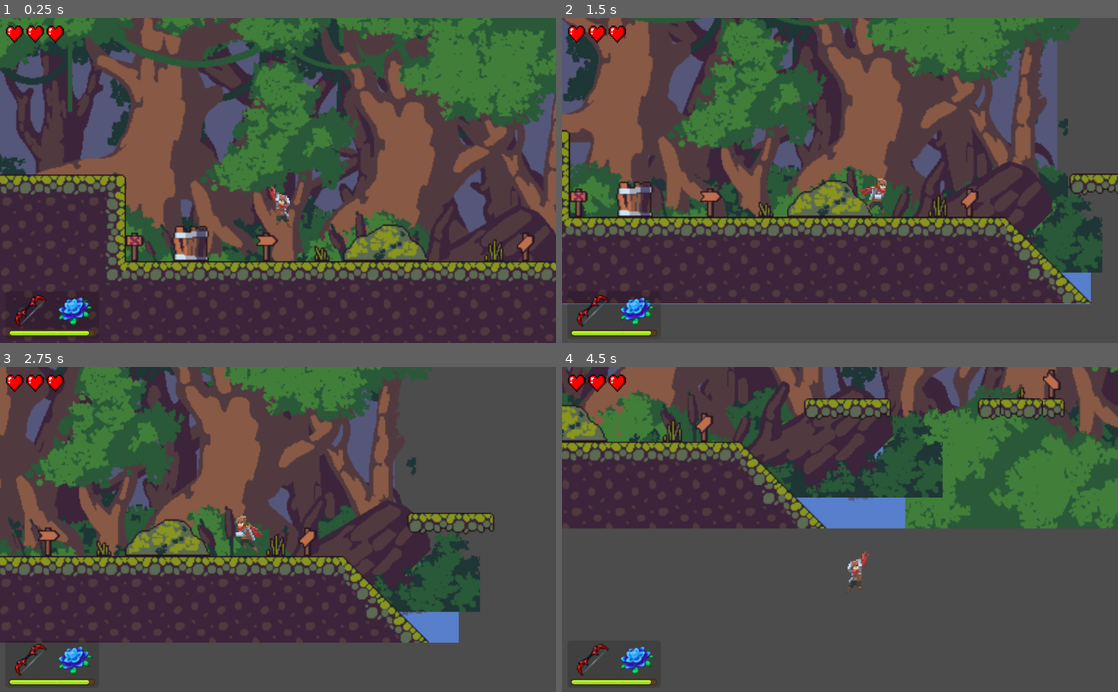
Above: before the commit, frames 1-4 (two rows, left to right).
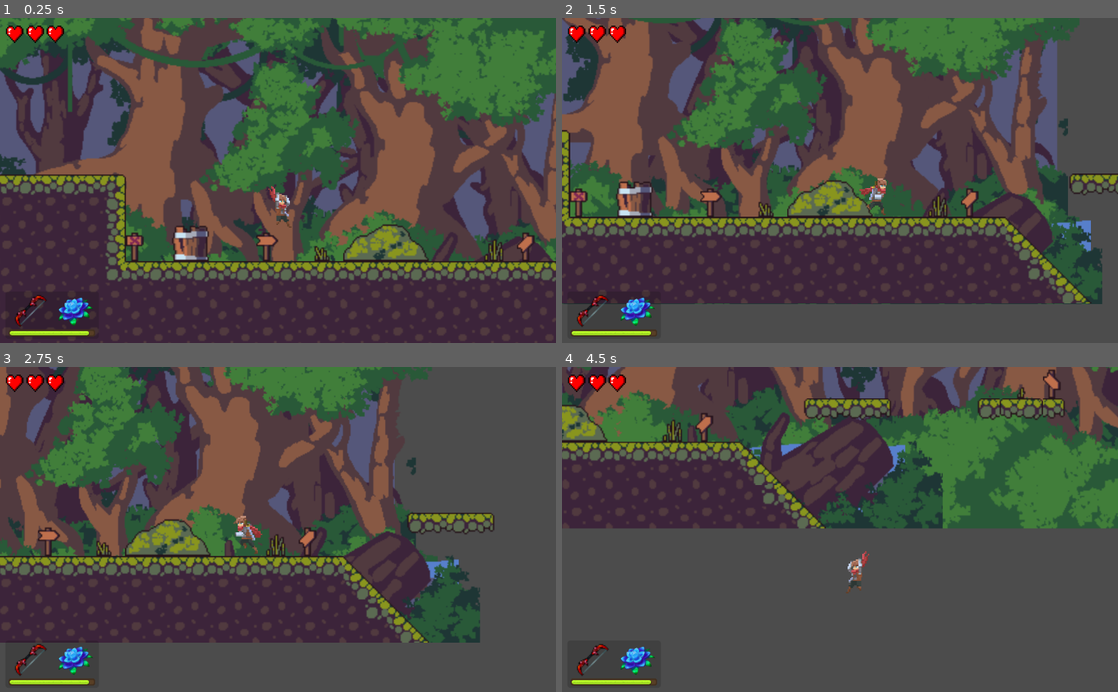
Above: after the commit, the same moments.

Repository: BigTzu/Rain
Game: Godot game, scene res://Level_1.tscn
Same seed, same stepped clock (60 frames per second), same inputs: the game is played once before the commit and once after it. This scene is started directly instead of the project's main scene.
Inputs:
- Up to frame 1 (0.25 s): no input
- Up to frame 2 (1.5 s): hold D (right) from 0.53 s (still down); tap Space (jump) at 0.77 s
- Up to frame 3 (2.75 s): tap Space (jump) at 1.52 s; release D (right) at 2.03 s; hold Q (left) from 2.03 s (still down)
- Up to frame 4 (4.5 s): release Q (left) at 2.78 s; hold D (right) 2.78-4.28 s; tap Space (jump) at 3.02, 3.77 s; hold Q (left) from 4.28 s (still down)

The runs differ from the first frame. In frame 1, 1.6% of the frame differs, in the area x 25-100%, y 57-75%; in frame 2, 4.1%; in frame 3, 5.3%; in frame 4, 7.1%, in the area x 12-69%, y 4-50%.

Commit message:
[MOD] Put background at the right place (one of the parallax layer was too hight

Diff:
--- a/Level_1.tscn
+++ b/Level_1.tscn
@@ -82,7 +82,7 @@
 motion_mirroring = Vector2( 460.8, 0 )
 
 [node name="Sprite" type="Sprite" parent="Parallax_Background_L1/Layer_5"]
-position = Vector2( -218, 0 )
+position = Vector2( -218, 23 )
 scale = Vector2( 0.8, 0.8 )
 texture = ExtResource( 6 )
 centered = false
